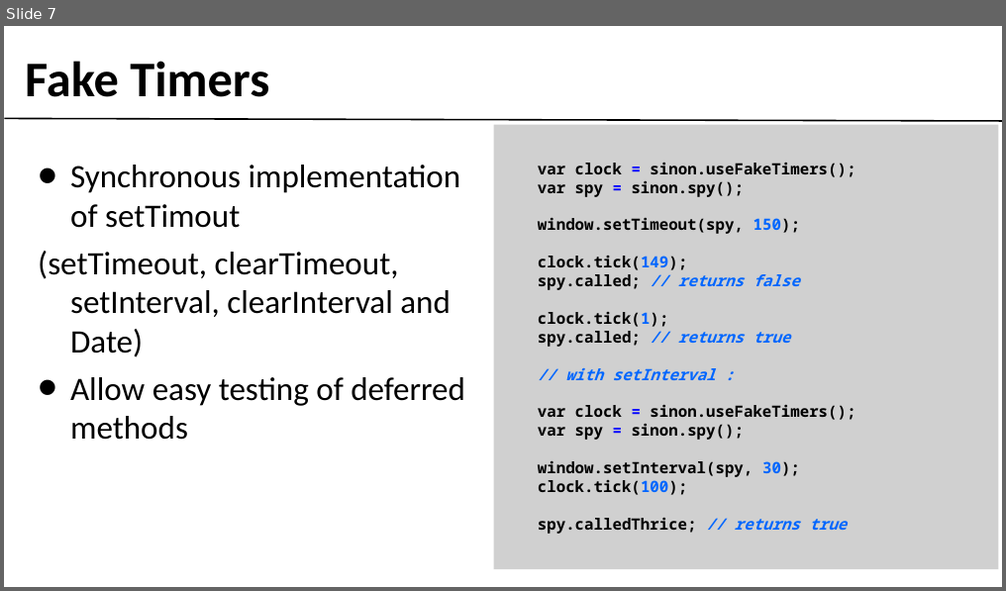
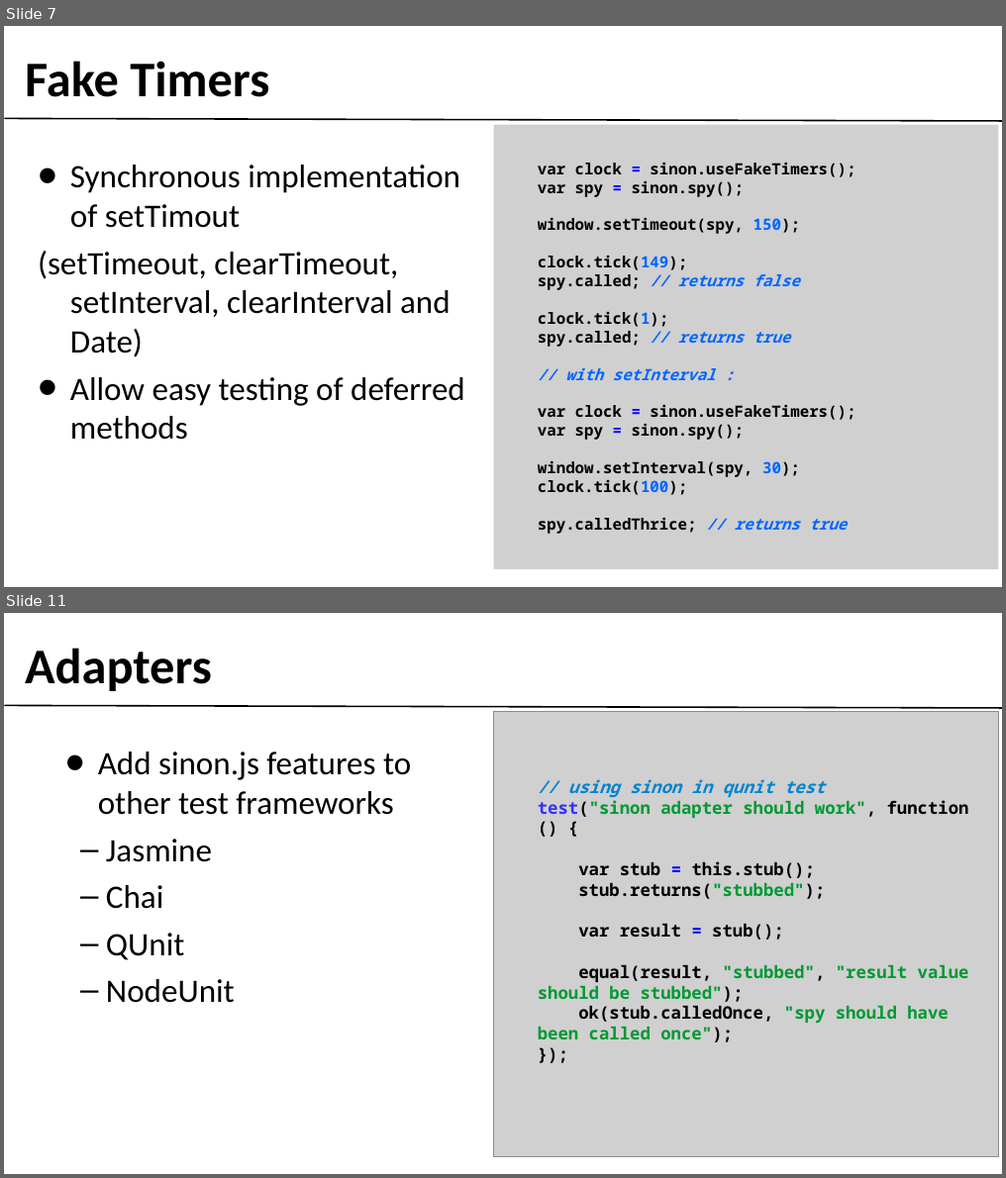
Before and after one commit to gobengo/devoxx-panorama-js-testing, a slide deck: doc/sinonjs_part.ppt. Shown one above the other, each under a label of ours: slide 7 before the commit, slides 7 and 11 after it; the slides between them are not shown. The pictures are 1006x591 and 1006x1178 pixels, drawn with LibreOffice and Linux fonts; fonts in the diff are those of the drawing; grey boxes stand for pictures; background and template pictures are left out. Boxes give left, top, right and bottom in pixels: in the first picture for what was removed or moved away, otherwise in the second. Text is boxed around its words. In the diff, an @@ line names an element or a change of style, - is before the commit and + after.

Commit message:
updating sinonjs presentation

```diff
--- a/doc/sinonjs_part.ppt
+++ b/doc/sinonjs_part.ppt
@@ slide 11 added at <box>4,613,1002,1174</box>, background #FFFFFF; not listed: 1 template element that a slide beside it also shows @@
@@ text added at <box>25,648,212,691</box>, 64 pt, text #000000, bold @@
+Adapters
@@ picture added at <box>494,712,999,1157</box> @@
@@ text added at <box>98,752,411,1003</box>, 42 pt, text #000000 @@
+• Add sinon.js features to other test frameworks
+  – Jasmine
+  – Chai
+  – QUnit
+  – NodeUnit
@@ text added at <box>538,779,969,1043</box>, 22 pt, text #000000, bold @@
+// using sinon in qunit test
+test("sinon adapter should work", function () {
+var stub = this.stub();
+stub.returns("stubbed");
+var result = stub();
+equal(result, "stubbed", "result value should be stubbed");
+ok(stub.calledOnce, "spy should have been called once");
+});
```
Also in this commit, not shown: 3 slides changed, 3 other slides added, 6 slides removed, 1 other file.
